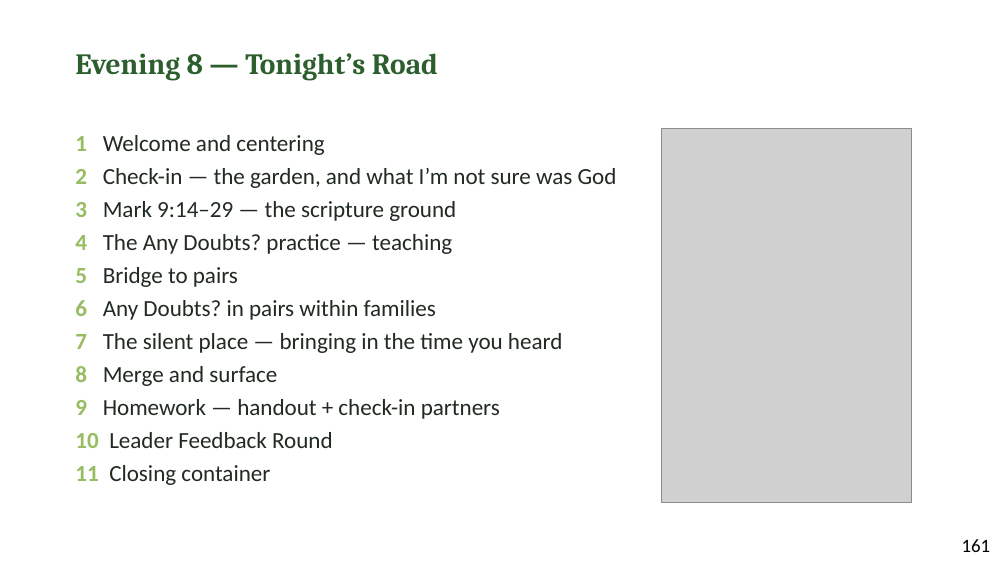
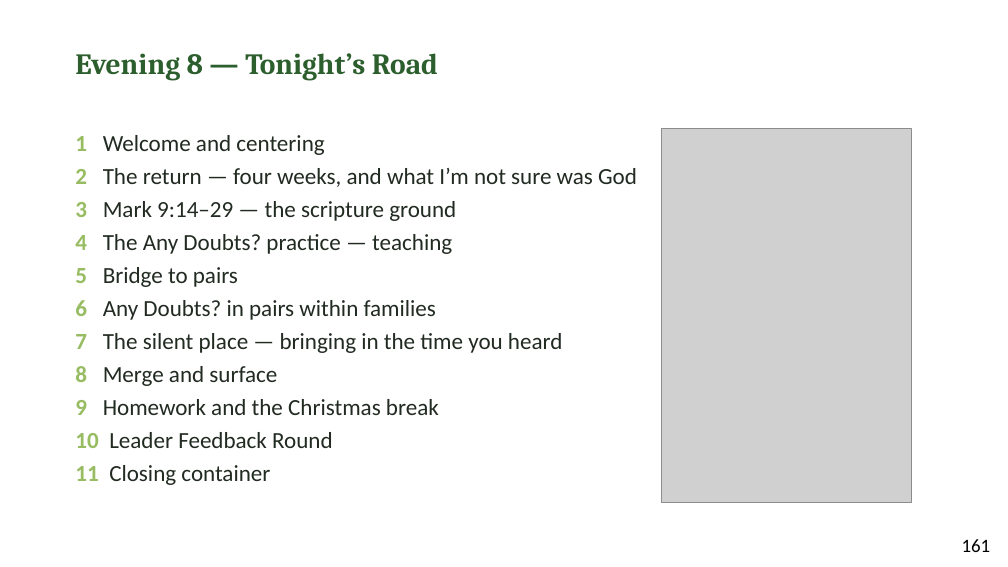
Before and after one commit to jgtittle-ministries/fellowship-of-the-heart-pilot-at-cca-dev, a slide deck: slide 4 of _implementation-notes/evening-series/FotH Evening Session 11 Slides DRAFT v1.pptx. Drawn at 1008x567 pixels with LibreOffice and Linux fonts; fonts in the diff are those of the drawing; grey boxes stand for pictures. Boxes give left, top, right and bottom in pixels: in the first picture for what was removed or moved away, otherwise in the second. Text is boxed around its words. In the diff, an @@ line names an element or a change of style, - is before the commit and + after.

```diff
--- a/_implementation-notes/evening-series/FotH Evening Session 11 Slides DRAFT v1.pptx
+++ b/_implementation-notes/evening-series/FotH Evening Session 11 Slides DRAFT v1.pptx
@@ text at (x1=75, y1=168, x2=637, y2=187): text changed @@
-2 Check-in — the garden, and what I’m not sure was God
+2 The return — four weeks, and what I’m not sure was God
@@ text at (x1=75, y1=399, x2=439, y2=415): text changed @@
-9 Homework — handout + check-in partners
+9 Homework and the Christmas break
```
Also in this commit, not shown: 6 other slides changed, 9 other files.
